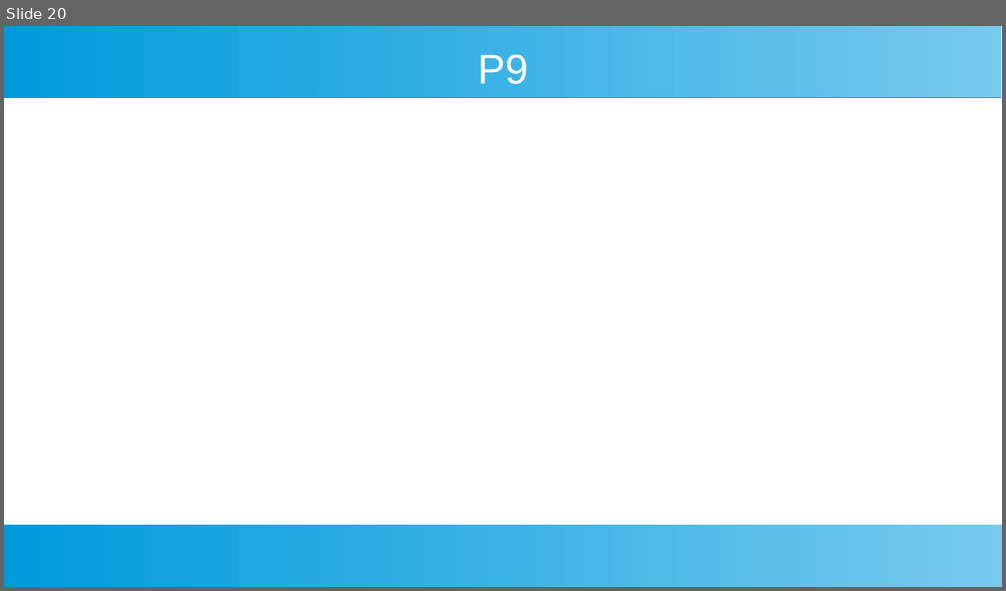
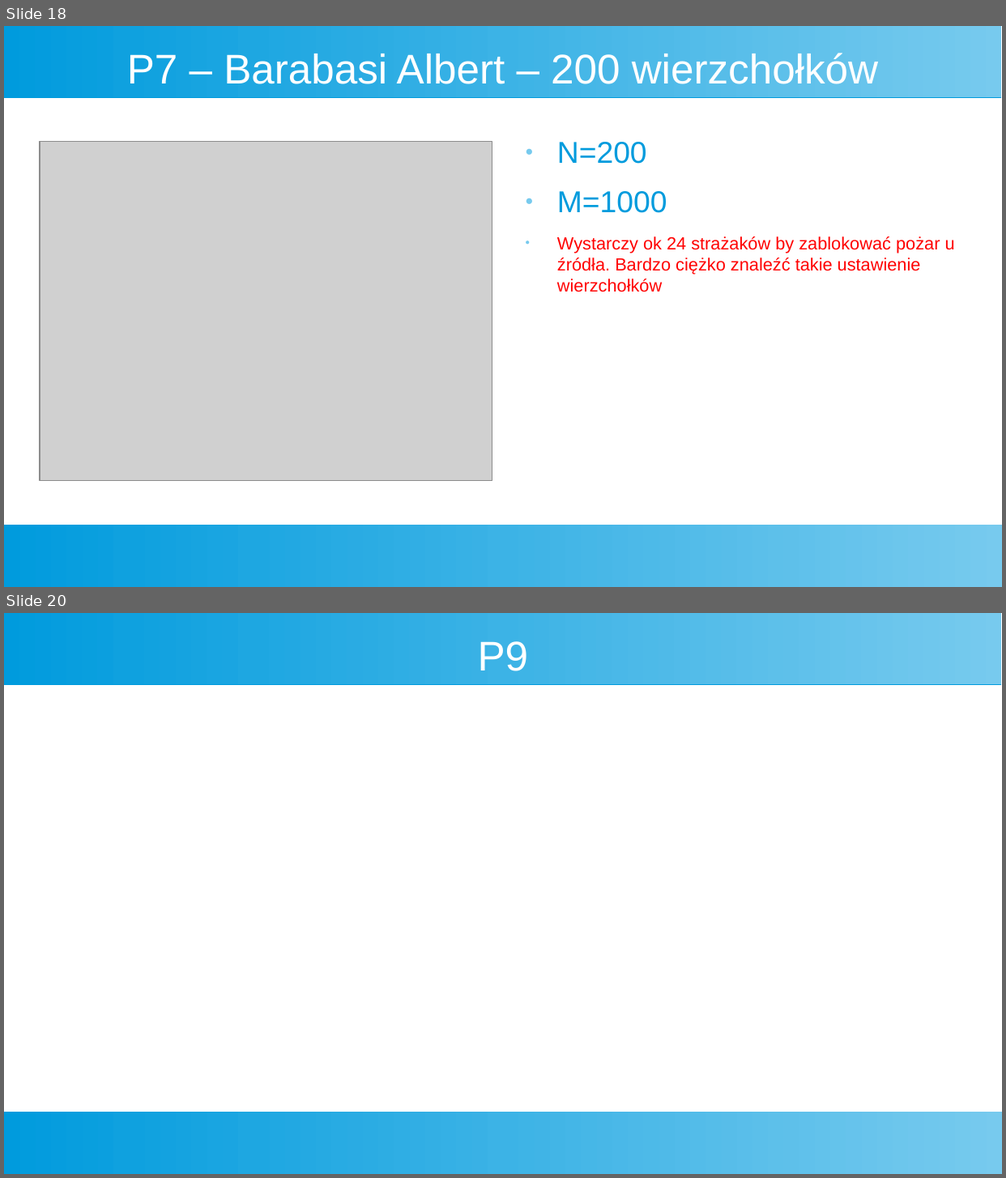
Before and after one commit to Kubapatoka/FiremanProblemEAProject, a slide deck: Prezentacja/Prez.odp. Shown one above the other, each under a label of ours: slide 20 before the commit, slides 18 and 20 after it; the slides between them are not shown. The pictures are 1006x591 and 1006x1178 pixels, drawn with LibreOffice and Linux fonts; fonts in the diff are those of the drawing; grey boxes stand for pictures. Boxes give left, top, right and bottom in pixels: in the first picture for what was removed or moved away, otherwise in the second. Text is boxed around its words. In the diff, an @@ line names an element or a change of style, - is before the commit and + after.

```diff
--- a/Prezentacja/Prez.odp
+++ b/Prezentacja/Prez.odp
@@ slide 18 added at box(4, 26, 1002, 587), background #FFFFFF; not listed: 2 template elements that a slide beside it also shows @@
@@ title added at box(127, 53, 878, 84), 33 pt, text #FFFFFF @@
+P7 – Barabasi Albert – 200 wierzchołków
@@ picture added at box(40, 142, 491, 481) @@
@@ text added at box(557, 142, 955, 292), 14 pt, text #FF0000 @@
+● N=200
+● M=1000
+● Wystarczy ok 24 strażaków by zablokować pożar u źródła. Bardzo ciężko znaleźć takie ustawienie wierzchołków
```
Also in this commit, not shown: 1 slide changed, 1 slide removed, 1 other file.
